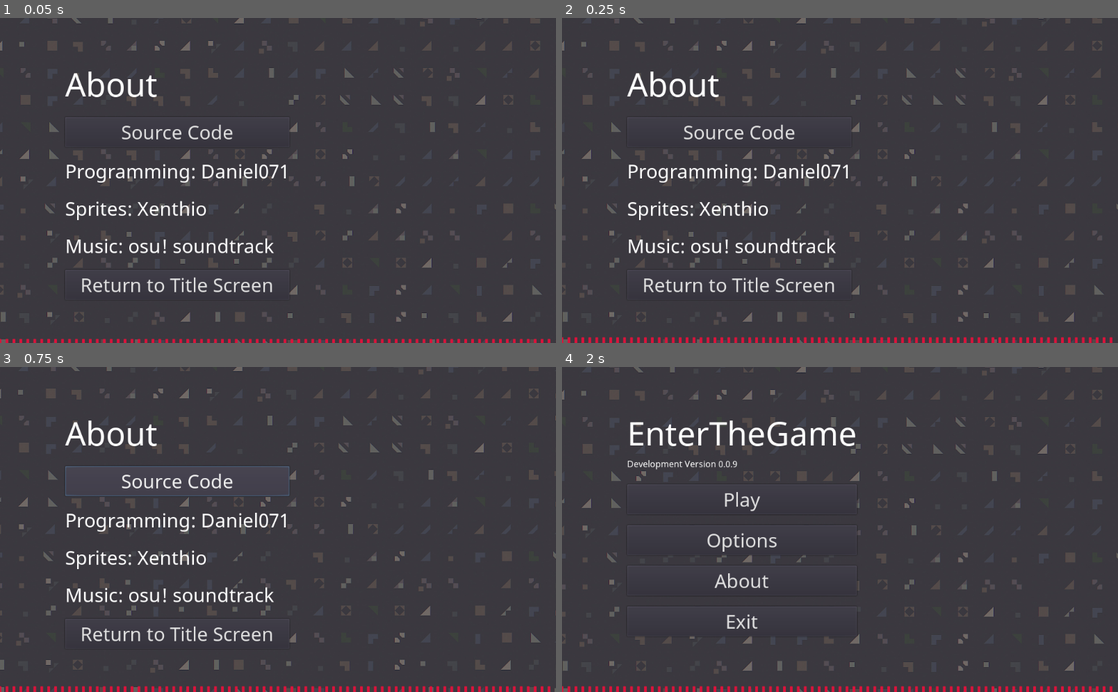
Above: before the commit, frames 1-4 (two rows, left to right).
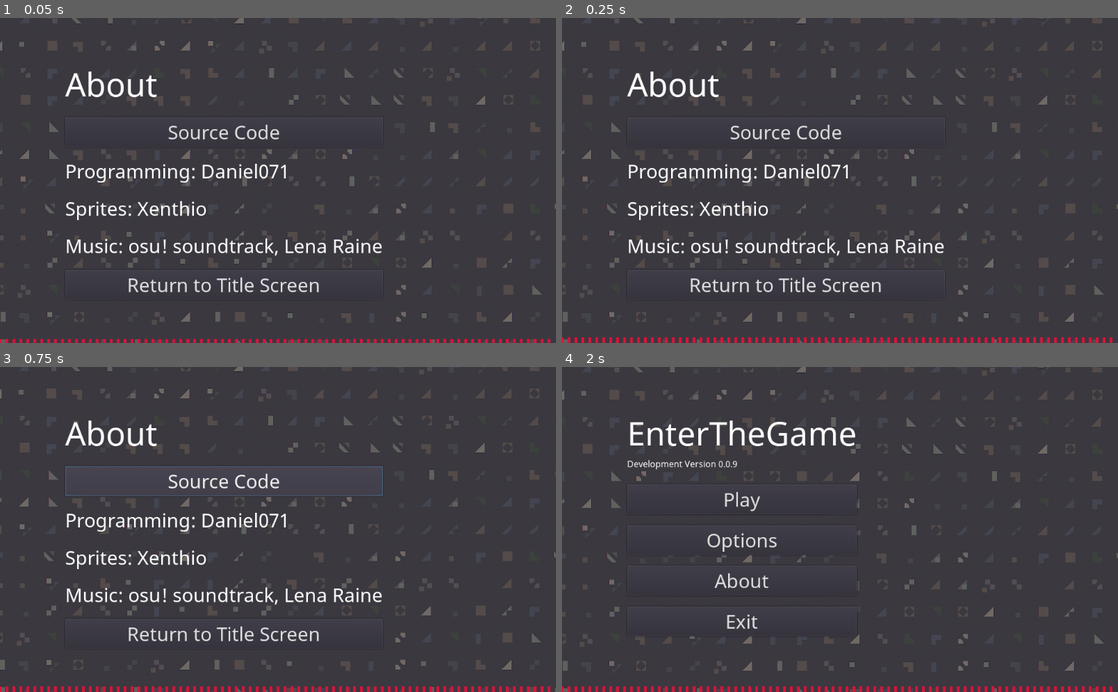
Above: after the commit, the same moments.

Repository: NuceSoftware/EnterTheGame
Game: Godot game, scene res://Scenes/About.tscn
Two runs of this game, one before a commit and one after it. Both use one fixed random seed, a clock stepped at 60 frames per second and the inputs below. This scene is started directly instead of the project's main scene. The engine's default icon, where the game draws it, is replaced by a stand-in: a white triangle on a blue panel in a dark square.
Inputs:
- Up to frame 1 (0.05 s): no input
- Up to frame 2 (0.25 s): no input
- Up to frame 3 (0.75 s): click "Source Code" at 0.5 s
- Up to frame 4 (2 s): click "Return to Title Screen" at 1.25 s

The runs differ from the first frame. In frame 1, 1.7% of the frame differs, in the area x 14-69%, y 30-86%; in frame 2, 1.7%; in frame 3, 2.3%, in the area x 0-100%, y 0-100%; in frame 4, nothing differs.

Commit message:
Update credits

Diff:
--- a/Scenes/About.tscn
+++ b/Scenes/About.tscn
@@ -28,60 +28,60 @@
 margin_left = 120.0
 margin_top = 80.0
 margin_right = 904.0
-margin_bottom = 520.0
+margin_bottom = 540.0
 
 [node name="VBoxContainer" type="VBoxContainer" parent="HBoxContainer"]
-margin_right = 413.0
-margin_bottom = 440.0
+margin_right = 585.0
+margin_bottom = 460.0
 size_flags_vertical = 3
 
 [node name="Title" type="Label" parent="HBoxContainer/VBoxContainer"]
-margin_right = 413.0
+margin_right = 585.0
 margin_bottom = 83.0
 custom_fonts/font = SubResource( 1 )
 text = "About"
 
 [node name="AllText" type="VBoxContainer" parent="HBoxContainer/VBoxContainer"]
 margin_top = 87.0
-margin_right = 413.0
-margin_bottom = 381.0
+margin_right = 585.0
+margin_bottom = 401.0
 size_flags_vertical = 3
 custom_constants/separation = 20
 alignment = 1
 
 [node name="Label" type="Button" parent="HBoxContainer/VBoxContainer/AllText"]
-margin_top = 16.0
-margin_right = 413.0
-margin_bottom = 71.0
+margin_top = 26.0
+margin_right = 585.0
+margin_bottom = 81.0
 custom_fonts/font = SubResource( 2 )
 text = "Source Code"
 script = ExtResource( 4 )
 
-[node name="Label2" type="Label" parent="HBoxContainer/VBoxContainer/AllText"]
-margin_top = 91.0
-margin_right = 413.0
-margin_bottom = 140.0
+[node name="Programming" type="Label" parent="HBoxContainer/VBoxContainer/AllText"]
+margin_top = 101.0
+margin_right = 585.0
+margin_bottom = 150.0
 custom_fonts/font = SubResource( 2 )
 text = "Programming: Daniel071"
 
-[node name="Label3" type="Label" parent="HBoxContainer/VBoxContainer/AllText"]
-margin_top = 160.0
-margin_right = 413.0
-margin_bottom = 209.0
+[node name="Sprites" type="Label" parent="HBoxContainer/VBoxContainer/AllText"]
+margin_top = 170.0
+margin_right = 585.0
+margin_bottom = 219.0
 custom_fonts/font = SubResource( 2 )
 text = "Sprites: Xenthio"
 
-[node name="Label4" type="Label" parent="HBoxContainer/VBoxContainer/AllText"]
-margin_top = 229.0
-margin_right = 413.0
-margin_bottom = 278.0
+[node name="Music" type="Label" parent="HBoxContainer/VBoxContainer/AllText"]
+margin_top = 239.0
+margin_right = 585.0
+margin_bottom = 288.0
 custom_fonts/font = SubResource( 2 )
-text = "Music: osu! soundtrack"
+text = "Music: osu! soundtrack, Lena Raine"
 
 [node name="Return" type="Button" parent="HBoxContainer/VBoxContainer"]
-margin_top = 385.0
-margin_right = 413.0
-margin_bottom = 440.0
+margin_top = 405.0
+margin_right = 585.0
+margin_bottom = 460.0
 focus_mode = 1
 custom_fonts/font = SubResource( 2 )
 enabled_focus_mode = 1
@@ -95,4 +95,4 @@
 margin_left = 120.0
 margin_top = 80.0
 margin_right = 904.0
-margin_bottom = 520.0
+margin_bottom = 540.0
